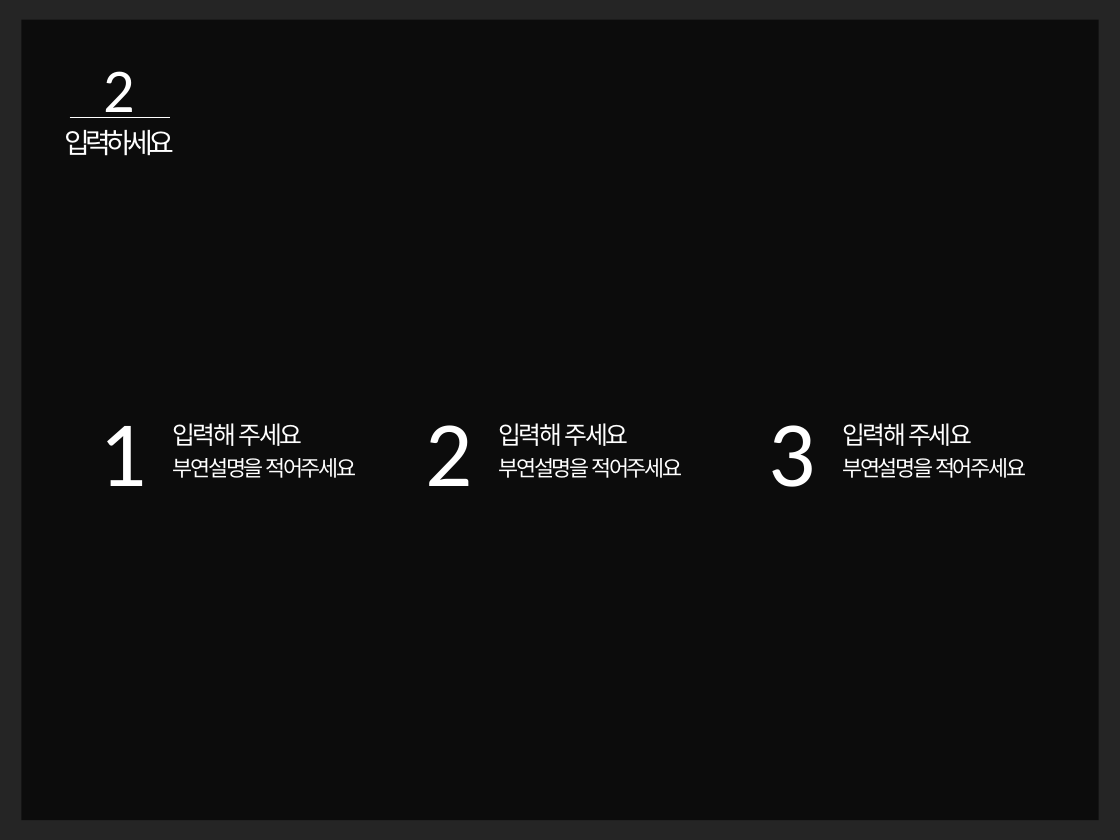
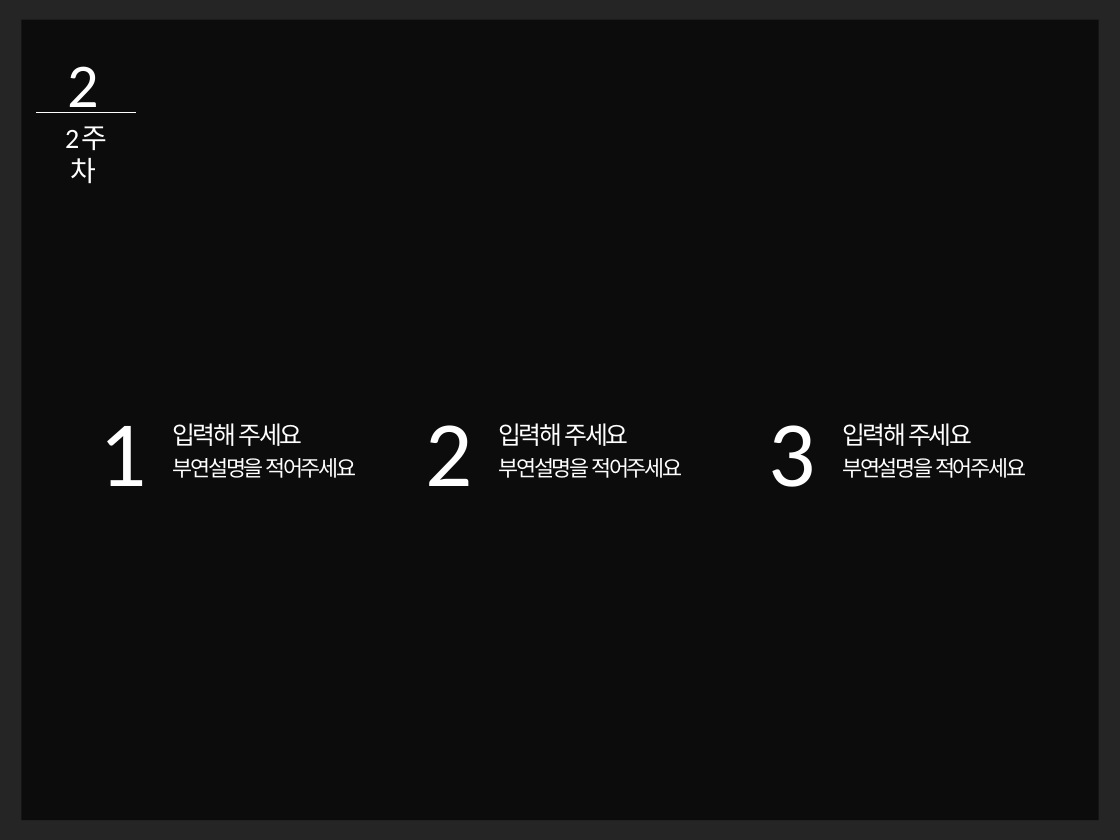
Before and after one commit to EyeComputing/Eye_Computing, a slide deck: slide 4 of 합숙_결과_(3주차)_발표.pptx. Drawn at 1120x840 pixels with LibreOffice and Linux fonts; fonts in the diff are those of the drawing; background and template pictures are left out; a plain dark background stands for a picture behind light text. Boxes give left, top, right and bottom in pixels: in the first picture for what was removed or moved away, otherwise in the second. Text is boxed around its words. In the diff, an @@ line names an element or a change of style, - is before the commit and + after.

```diff
--- a/합숙_결과_(3주차)_발표.pptx
+++ b/합숙_결과_(3주차)_발표.pptx
@@ text removed at (65,71,175,156) @@
-2
-입력하세요
@@ text added at (65,66,107,184), 18 pt, text #FFFFFF @@
+2
+2 주 차
@@ line moved from (69, 116) - (169, 116) to (36, 112) - (136, 112) @@
```
Also in this commit, not shown: 4 other slides changed.
